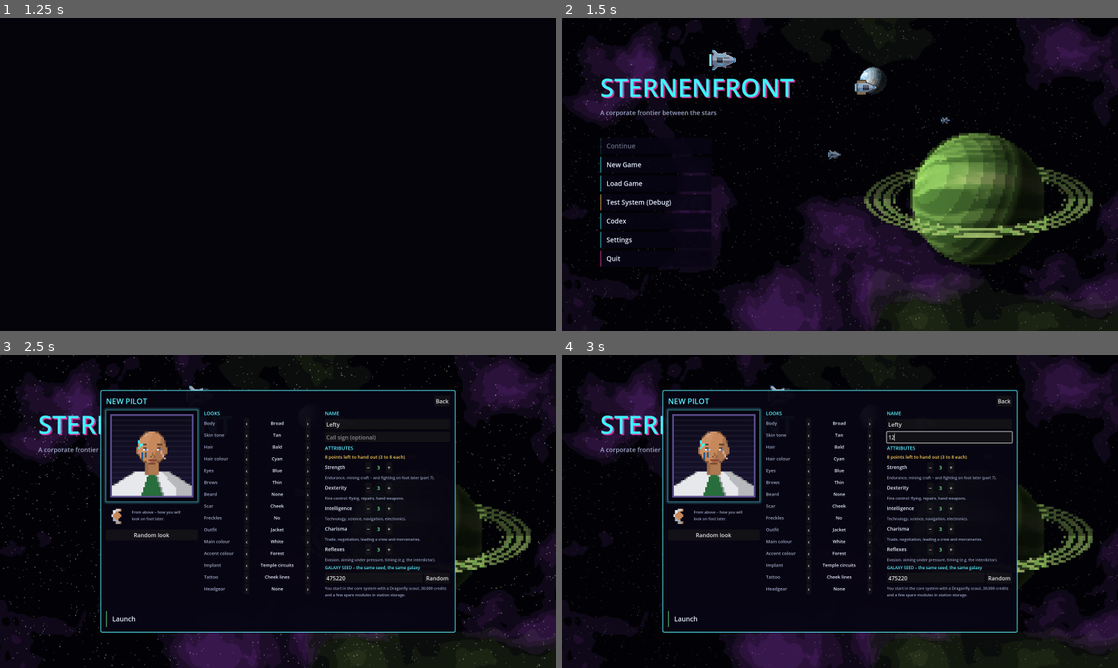
Above: before the commit, frames 1-4 (two rows, left to right).
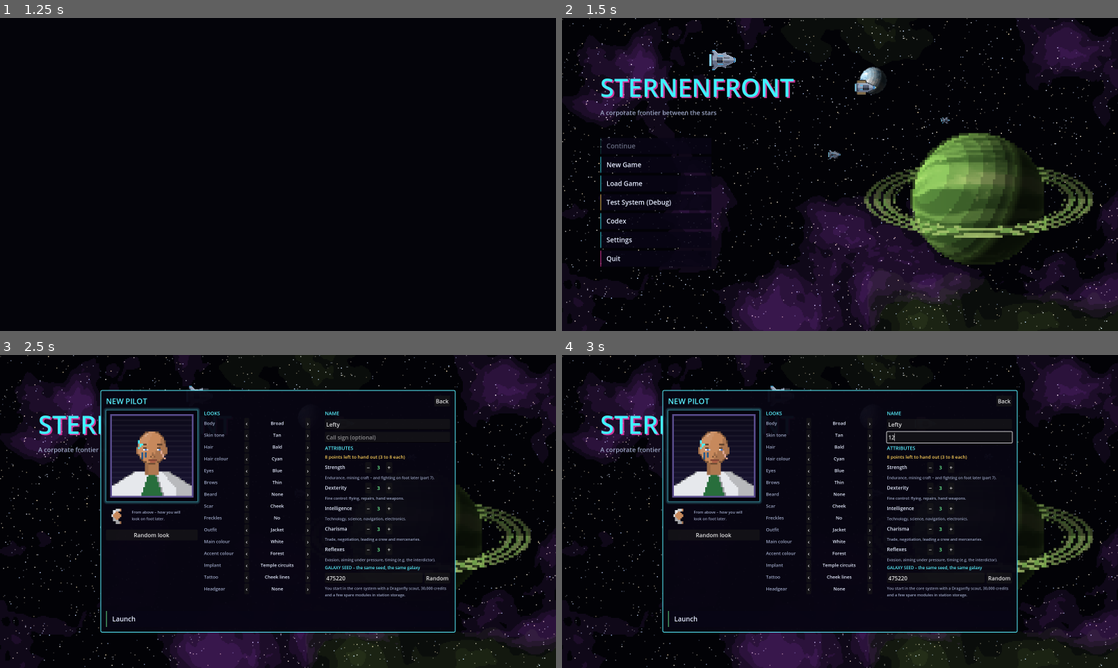
Above: after the commit, the same moments.

Repository: LucaZ0912/Starfront
Game: Godot game, scene res://scenes/intro.tscn
The game is run twice, just before and just after one commit, with the same random seed, the same clock (stepped at 60 frames per second) and the same inputs.
Inputs (mouse positions are in pixels of both pictures, inside the frame that each line leads up to):
- Up to frame 1 (1.25 s): tap Enter at 0.5 s; move the mouse to (400, 158) at 0.52 s; hold D (menu_right) from 0.53 s (still down); hold Space (cam_center) from 0.53 s (still down); click (400, 158) at 0.67 s; tap J (cmd_jump) at 0.77 s
- Up to frame 2 (1.5 s): release D (menu_right) at 1.25 s; release Space (cam_center) at 1.25 s; drag from (728, 190) to (812, 237) at 1.27 s
- Up to frame 3 (2.5 s): click "New Game" at 2 s
- Up to frame 4 (3 s): click (951, 436) at 2.77 s; type "12" at 2.85 s

Frame 1 is identical in both runs. In frame 2, 1.3% of the frame differs, in the area x 0-100%, y 0-100%; in frame 3, 0.4%; in frame 4, 0.7%.

Commit message:
alpha 0.6.39.3: background stars twinkle much less
Co-Authored-By: Claude Opus 5.5 <noreply@anthropic.com>

Diff:
--- a/project.godot
+++ b/project.godot
@@ -12,7 +12,7 @@
 
 config/name="Sternenfront"
 config/description="2D space game: star systems, hyperspace routes, modular ships, auto-battle"
-config/version="0.6.39.2"
+config/version="0.6.39.3"
 run/main_scene="res://scenes/intro.tscn"
 config/features=PackedStringArray("4.3", "GL Compatibility")
 config/icon="res://icon.svg"
--- a/shaders/background.gdshader
+++ b/shaders/background.gdshader
@@ -27,7 +27,7 @@
 		float h = hash21(cell + fi * 31.7 + seed);
 		if (h > 0.9965 - fi * 0.001) {
 			float br = 0.35 + 0.65 * hash21(cell * 1.7 + fi);
-			br *= 0.6 + 0.4 * sin(TIME * (1.0 + h * 3.0) + h * 50.0);
+			br *= 0.88 + 0.12 * sin(TIME * (0.35 + h * 0.9) + h * 50.0);     // 0.6.39.3: a gentle, slow twinkle
 			vec3 sc = mix(vec3(0.7, 0.8, 1.0), vec3(1.0, 0.9, 0.7), hash21(cell + 3.0));
 			col += sc * br * (1.0 - fi * 0.25);
 		}
Not shown, changed: CHANGELOG.md
Not shown, changed: Roadmap.md
